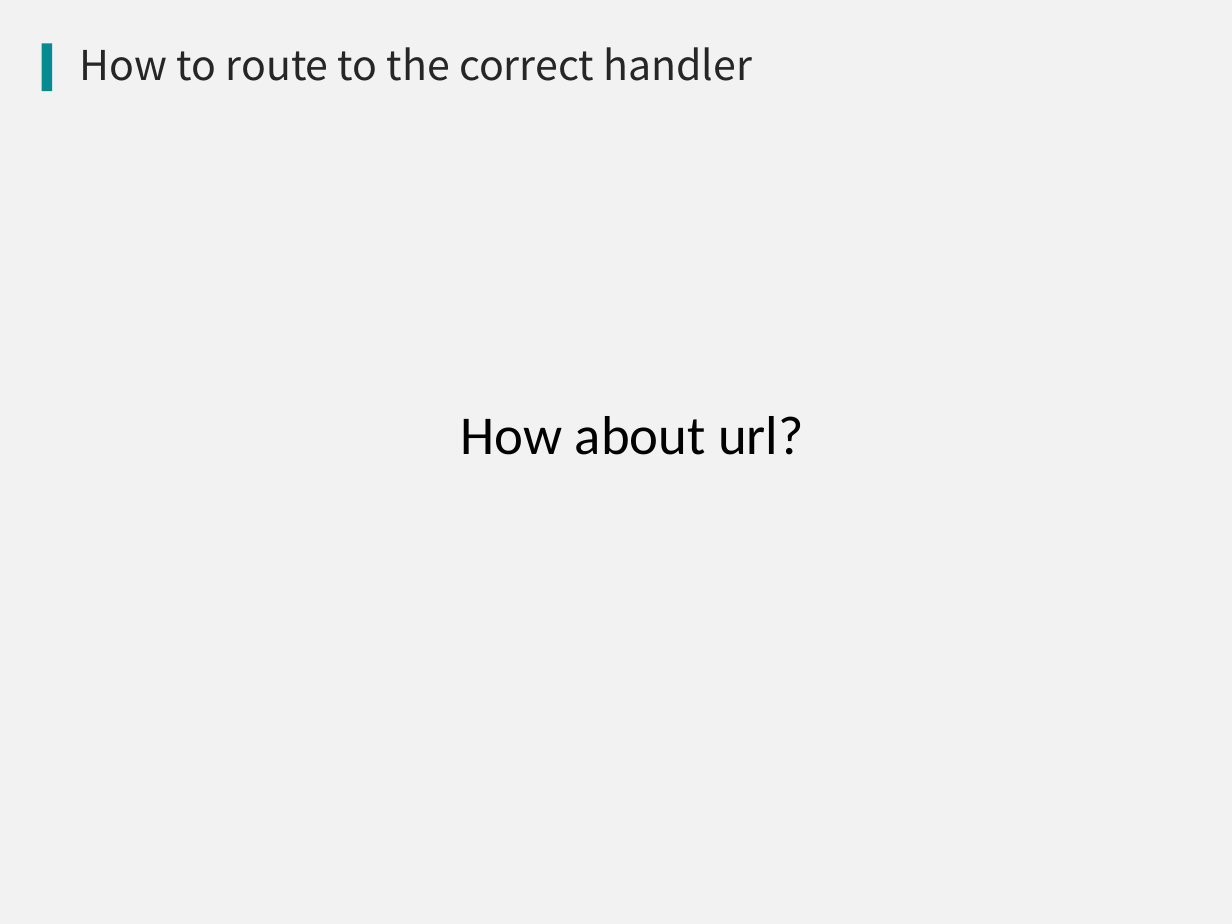
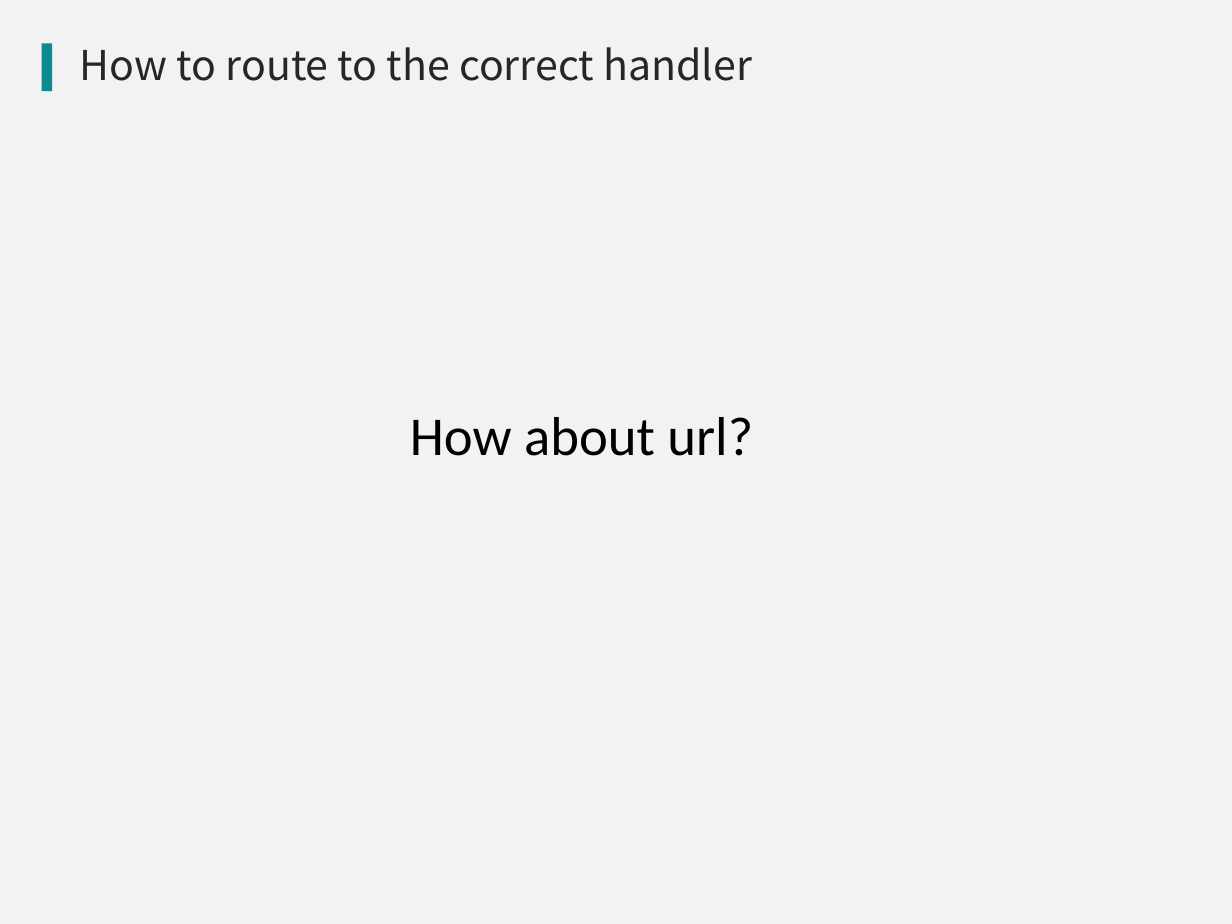
Before and after one commit to qicosmos/cppnow2017-ppt, a slide deck: slide 31 of An easy to use RPC framework implemented by c++11 and c++14.pptx (slide 30 before the commit). Drawn at 1232x924 pixels with LibreOffice and Linux fonts; fonts in the diff are those of the drawing; background and template pictures are left out. Boxes give left, top, right and bottom in pixels: in the first picture for what was removed or moved away, otherwise in the second. Text is boxed around its words. In the diff, an @@ line names an element or a change of style, - is before the commit and + after.

```diff
--- a/An easy to use RPC framework implemented by c++11 and c++14.pptx
+++ b/An easy to use RPC framework implemented by c++11 and c++14.pptx
@@ text "How about url?": place and size @@
-text "How about url?" at (460, 416, 804, 455)
+text "How about url?" at (410, 417, 753, 456)
```
Also in this commit, not shown: 2 other slides changed, 2 slides added.
